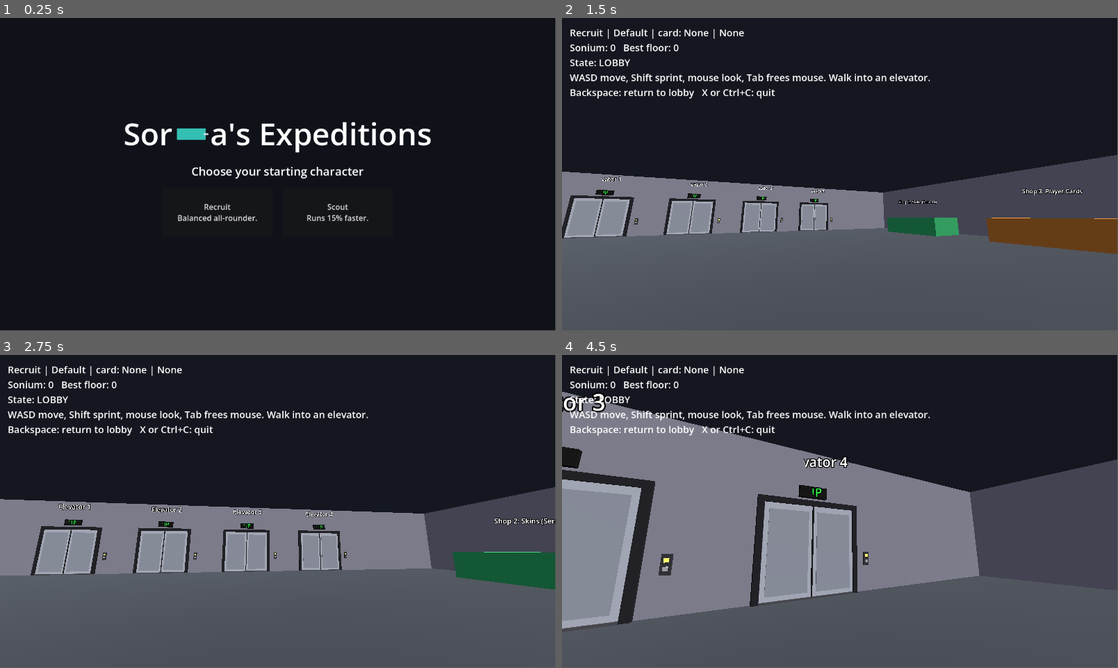
Above: before the commit, frames 1-4 (two rows, left to right).
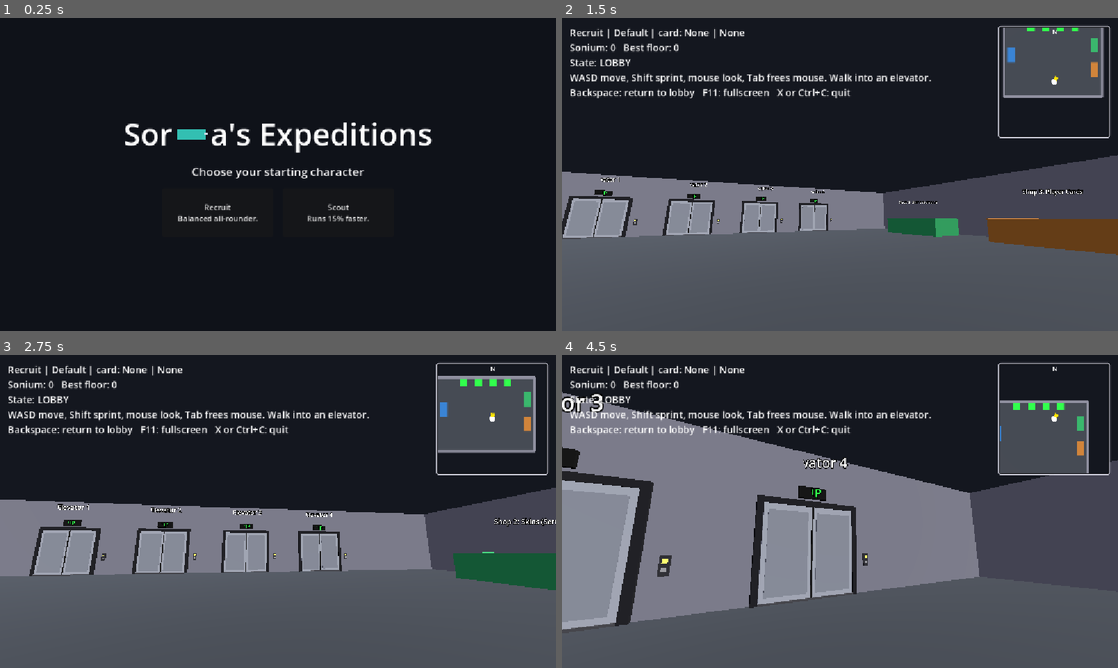
Above: after the commit, the same moments.

Repository: BusyStas/game-godot-Dandy
Game: Godot game, scene res://scenes/title.tscn
Same seed, same stepped clock (60 frames per second), same inputs: the game is played once before the commit and once after it.
Inputs (mouse positions are in pixels of both pictures, inside the frame that each line leads up to):
- Up to frame 1 (0.25 s): no input
- Up to frame 2 (1.5 s): click "Recruit Balanced all-rounder." at 0.5 s; tap Enter at 1.25 s; move the mouse to (867, 171) at 1.27 s; hold W from 1.28 s (still down); tap F at 1.35 s
- Up to frame 3 (2.75 s): keep holding W; move the mouse to (250, 511) at 2.02 s; tap E at 2.1 s; tap F at 2.3 s
- Up to frame 4 (4.5 s): keep holding W; move the mouse to (851, 505) at 2.77 s; tap Enter at 2.85 s; tap F at 3.05, 3.6 s; move the mouse to (834, 514) at 3.52 s; move the mouse to (878, 514) at 4.27 s; tap T at 4.35 s
In our replay, the window is 799x449 before the commit and 800x450 after it. These sizes can differ from the game's own. Grey fills any space a smaller window leaves; there, only what the larger window draws over its background counts as a difference.

The runs differ from the first frame. In frame 1, 1.7% of the frame differs, in the area x 22-78%, y 33-66%; in frame 2, 8.1%; in frame 3, 9.0%, in the area x 0-100%, y 2-100%; in frame 4, 8.5%.

Commit message:
Fullscreen, corner minimap and monster warnings
Start borderless fullscreen with F11 toggle and a scaling UI. Minimap is a
top-down camera with icons on a dedicated visual layer (you, monsters,
machines, containers, elevator). Monsters trigger a flashing red alarm with
banner and generated siren when they come into view or burst from a wall.

Co-Authored-By: Claude Sonnet 5.5 <noreply@anthropic.com>
Claude-Session: https://claude.ai/code/session_01254WZhSqkkRXr4nw2rpTqZ

Diff:
--- a/project.godot
+++ b/project.godot
@@ -18,6 +18,12 @@
 run/main_scene="res://scenes/title.tscn"
 config/features=PackedStringArray("4.7")
 
+[display]
+
+window/size/mode=3
+window/stretch/mode="canvas_items"
+window/stretch/aspect="expand"
+
 [autoload]
 
 RoundManager="*res://scripts/round_manager.gd"
--- a/scripts/container.gd
+++ b/scripts/container.gd
@@ -13,6 +13,7 @@
 
 
 func _ready() -> void:
+	FloorBuilder.map_marker(self, Color(0.3, 0.6, 1.0), 0.7, 7.0, true)
 	var body := StaticBody3D.new()
 	body.position.y = 0.4
 	var mesh := MeshInstance3D.new()
@@ -44,6 +45,7 @@
 	add_child(body)
 
 	_label = Label3D.new()
+	_label.layers = FloorBuilder.LABEL_LAYER
 	_label.position.y = 1.4
 	_label.font_size = 36
 	_label.pixel_size = 0.01
--- a/scripts/corruption.gd
+++ b/scripts/corruption.gd
@@ -19,6 +19,7 @@
 var _heard_until := 0.0
 var _wander := Vector3.ZERO
 var _sight_timer := 0.0
+var _last_seen := -100.0
 var _visual: Node3D
 var _label: Label3D
 
@@ -42,7 +43,9 @@
 	_label.font_size = 36
 	_label.pixel_size = 0.01
 	_label.billboard = BaseMaterial3D.BILLBOARD_ENABLED
+	_label.layers = FloorBuilder.LABEL_LAYER
 	_visual.add_child(_label)
+	FloorBuilder.map_marker(_visual, Color(1.0, 0.1, 0.1), 1.1)
 
 	_revealed = kind != "surrena"
 	_visual.visible = _revealed
@@ -65,6 +68,10 @@
 	if _sight_timer <= 0.0:
 		_sight_timer = 0.25
 		if dist < SIGHT_RANGE and _has_los():
+			if _revealed:
+				if _now() - _last_seen > 15.0:
+					RoundManager.warn_monster(kind)
+				_last_seen = _now()
 			RoundManager.corruption_spotted(get_instance_id())
 			if kind == "rencha":
 				RoundManager.apply_slow()
@@ -99,6 +106,8 @@
 					_revealed = true
 					_visual.visible = true
 					_dash_until = _now() + 3.0
+					_last_seen = _now()
+					RoundManager.warn_monster(kind)
 			else:
 				target = _player.global_position
 				speed = 9.0 if _now() < _dash_until else 3.0
--- a/scripts/floor_builder.gd
+++ b/scripts/floor_builder.gd
@@ -8,6 +8,8 @@
 const ContainerScript := preload("res://scripts/container.gd")
 const CorruptionScript := preload("res://scripts/corruption.gd")
 const MirrorScript := preload("res://scripts/mirror.gd")
+const MAP_LAYER := 4         ## visual layer 3: icons seen only by the minimap camera
+const LABEL_LAYER := 512     ## visual layer 10: text labels, hidden from the minimap
 
 
 static func box(parent: Node, pos: Vector3, size: Vector3, color: Color, solid := true) -> Node3D:
@@ -39,11 +41,35 @@
 	var l := Label3D.new()
 	l.text = text
 	l.modulate = color
+	l.layers = LABEL_LAYER
 	l.position = pos
 	l.font_size = size
 	l.pixel_size = 0.01
 	l.billboard = BaseMaterial3D.BILLBOARD_ENABLED
 	parent.add_child(l)
+
+
+## A flat icon floating above the walls that only the minimap camera renders.
+static func map_marker(parent: Node, color: Color, radius := 1.0, y := 7.0, square := false) -> MeshInstance3D:
+	var m := MeshInstance3D.new()
+	if square:
+		var bm := BoxMesh.new()
+		bm.size = Vector3(radius * 2.0, 0.1, radius * 2.0)
+		m.mesh = bm
+	else:
+		var cm := CylinderMesh.new()
+		cm.top_radius = radius
+		cm.bottom_radius = radius
+		cm.height = 0.1
+		m.mesh = cm
+	var mat := StandardMaterial3D.new()
+	mat.shading_mode = BaseMaterial3D.SHADING_MODE_UNSHADED
+	mat.albedo_color = color
+	m.material_override = mat
+	m.layers = MAP_LAYER
+	m.position = Vector3(0, y, 0)
+	parent.add_child(m)
+	return m
 
 
 static func _emissive(parent: Node, pos: Vector3, size: Vector3, color: Color, energy := 1.5) -> void:
@@ -176,6 +202,7 @@
 	# The elevator you must return to
 	build_elevator_doors(root, Vector3(0, 0, -d / 2.0 + 0.55), 3.2, 3.0, true)
 	label(root, "ELEVATOR", Vector3(0, 4.6, -d / 2.0 + 1.0), 48)
+	map_marker(root, Color(0.2, 1.0, 0.3), 1.8, 7.0, true).position += Vector3(0, 0, -d / 2.0 + 2.5)
 	var elevator := Area3D.new()
 	elevator.position = Vector3(0, 1.5, -d / 2.0 + 3.0)
 	var cs := CollisionShape3D.new()
--- a/scripts/lobby.gd
+++ b/scripts/lobby.gd
@@ -7,6 +7,8 @@
 const PlayerScript := preload("res://scripts/player.gd")
 const SelectionScript := preload("res://scripts/selection_screen.gd")
 const ShopScript := preload("res://scripts/shop_ui.gd")
+const MinimapScript := preload("res://scripts/minimap.gd")
+const WarningScript := preload("res://scripts/warning_overlay.gd")
 
 const LOBBY_SPAWN := Vector3(0, 0.5, 10)
 const CABIN_ORIGIN := Vector3(100, 0, 0)
@@ -22,6 +24,7 @@
 var _floor_root: Node3D
 var _floor_elevator: Area3D
 var _mirror: Node3D
+var _minimap: CanvasLayer
 var _selection: CanvasLayer
 var _shop: CanvasLayer
 var _shops: Array = []   # [{pos: Vector3, category: String, name: String}]
@@ -209,6 +212,7 @@
 		var x := -9.0 + i * 6.0
 		FloorBuilder.build_elevator_doors(self, Vector3(x, 0, -14.45), 3.2, 3.0, true)
 		FloorBuilder.label(self, "Elevator %d" % (i + 1), Vector3(x, 4.6, -14.3))
+		FloorBuilder.map_marker(self, Color(0.2, 1.0, 0.3), 1.4, 7.0, true).position += Vector3(x, 0, -13.0)
 		var trigger := Area3D.new()
 		trigger.position = Vector3(x, 1.5, -12.5)
 		var cs := CollisionShape3D.new()
@@ -253,6 +257,10 @@
 	_msg.add_theme_font_size_override("font_size", 30)
 	layer.add_child(_msg)
 	add_child(layer)
+
+	_minimap = MinimapScript.new()
+	add_child(_minimap)
+	add_child(WarningScript.new())
 
 	_selection = SelectionScript.new()
 	add_child(_selection)
@@ -303,7 +311,7 @@
 			lines.append("RUN BACK TO THE ELEVATOR! %d s left" % ceili(RoundManager.time_left()))
 	if RoundManager.slow_factor < 1.0:
 		lines.append("Slowed by Rencha for this floor")
-	lines.append("Backspace: return to lobby   X or Ctrl+C: quit")
+	lines.append("Backspace: return to lobby   F11: fullscreen   X or Ctrl+C: quit")
 	_hud.text = "\n".join(lines)
 
 
--- a/scripts/machine.gd
+++ b/scripts/machine.gd
@@ -26,6 +26,7 @@
 
 
 func _ready() -> void:
+	FloorBuilder.map_marker(self, Color(1.0, 0.8, 0.1), 0.9, 7.0, true)
 	_goal = KINDS[kind]["goal"]
 	var body := StaticBody3D.new()
 	body.position.y = 0.7
@@ -69,6 +70,7 @@
 	add_child(body)
 
 	_label = Label3D.new()
+	_label.layers = FloorBuilder.LABEL_LAYER
 	_label.position.y = 2.0
 	_label.font_size = 40
 	_label.pixel_size = 0.01
--- /dev/null
+++ b/scripts/minimap.gd
@@ -0,0 +1,78 @@
+extends CanvasLayer
+## Top-right corner minimap: a second camera looks straight down at the player (north is up)
+## and renders the real geometry plus the icons on visual layer 3 (you, monsters, machines,
+## containers, the elevator). Shown in the lobby and on floors, hidden inside the cabin.
+
+const BOX := 232            ## outer size in UI pixels
+const VIEW_METRES := 44.0   ## how much world the map shows
+const HEIGHT := 40.0
+
+var _vp: SubViewport
+var _cam: Camera3D
+var _player: Node3D
+
+
+func _ready() -> void:
+	layer = 2
+	var frame := Panel.new()
+	frame.set_anchors_preset(Control.PRESET_TOP_RIGHT)
+	frame.offset_left = -BOX - 16
+	frame.offset_right = -16
+	frame.offset_top = 16
+	frame.offset_bottom = 16 + BOX
+	var sb := StyleBoxFlat.new()
+	sb.bg_color = Color(0.02, 0.02, 0.03, 0.9)
+	sb.border_color = Color(0.85, 0.85, 0.9)
+	sb.set_border_width_all(2)
+	sb.set_corner_radius_all(4)
+	frame.add_theme_stylebox_override("panel", sb)
+	add_child(frame)
+
+	var cont := SubViewportContainer.new()
+	cont.stretch = true
+	cont.set_anchors_preset(Control.PRESET_FULL_RECT)
+	cont.offset_left = 4
+	cont.offset_top = 4
+	cont.offset_right = -4
+	cont.offset_bottom = -4
+	frame.add_child(cont)
+
+	_vp = SubViewport.new()
+	_vp.size = Vector2i(BOX - 8, BOX - 8)
+	_vp.render_target_update_mode = SubViewport.UPDATE_ALWAYS
+	cont.add_child(_vp)
+
+	_cam = Camera3D.new()
+	_cam.projection = Camera3D.PROJECTION_ORTHOGONAL
+	_cam.size = VIEW_METRES
+	_cam.far = 120.0
+	_cam.rotation_degrees = Vector3(-90, 0, 0)   # look down, north (-Z) at the top
+	_cam.cull_mask = 1 | 4                       # world + minimap icons; no labels, no mirror figure
+	_vp.add_child(_cam)
+	_cam.current = true
+
+	var tag := Label.new()
+	tag.text = "N"
+	tag.position = Vector2(BOX / 2.0 - 4, 2)
+	tag.add_theme_font_size_override("font_size", 14)
+	frame.add_child(tag)
+
+
+func _process(_delta: float) -> void:
+	var s: int = RoundManager.state
+	var show_map: bool = s == RoundManager.State.LOBBY or s == RoundManager.State.FLOOR \
+		or s == RoundManager.State.PANIC or s == RoundManager.State.RETURN_TO_ELEVATOR
+	visible = show_map
+	_vp.render_target_update_mode = SubViewport.UPDATE_ALWAYS if show_map else SubViewport.UPDATE_DISABLED
+	if not show_map:
+		return
+	if _player == null:
+		_player = get_tree().get_first_node_in_group("player") as Node3D
+		if _player == null:
+			return
+	var p := _player.global_position
+	_cam.global_position = Vector3(p.x, HEIGHT, p.z)
+
+
+func camera() -> Camera3D:
+	return _cam
--- a/scripts/mirror.gd
+++ b/scripts/mirror.gd
@@ -37,6 +37,7 @@
 	_cam.keep_aspect = Camera3D.KEEP_WIDTH
 	_cam.size = SIZE
 	_cam.far = 80.0
+	_cam.cull_mask = 0xFFFFF & ~4   # no minimap icons in the reflection
 	_vp.add_child(_cam)
 	_cam.current = true
 
--- a/scripts/player.gd
+++ b/scripts/player.gd
@@ -34,13 +34,18 @@
 	_cam.position.y = 1.6
 	add_child(_cam)
 	_cam.current = true
-	_cam.cull_mask = 0xFFFFF & ~2   # layer 2 holds the mirror-only reflection figure
+	_cam.cull_mask = 0xFFFFF & ~2 & ~4   # layer 2: mirror-only figure, layer 3: minimap icons
 
 	_lamp = OmniLight3D.new()
 	_lamp.omni_range = 14.0
 	_lamp.light_energy = 1.6
 	_lamp.visible = false
 	_cam.add_child(_lamp)
+
+	# minimap icon: white disc with a nose pointing the way you face (-Z)
+	var icon := FloorBuilder.map_marker(self, Color.WHITE, 1.2, 8.0)
+	var nose := FloorBuilder.map_marker(icon, Color(1.0, 0.9, 0.0), 0.7, 0.0, true)
+	nose.position = Vector3(0, 0.1, -1.5)
 
 	apply_loadout()
 	Input.mouse_mode = Input.MOUSE_MODE_CAPTURED
--- a/scripts/round_manager.gd
+++ b/scripts/round_manager.gd
@@ -10,6 +10,14 @@
 signal sonium_changed(total: int)
 signal player_died(reason: String)
 signal notice(text: String)
+signal monster_warning(kind: String, text: String)
+
+const MONSTER_WARNINGS := {
+	"soria": "SORIA is hunting you - RUN!",
+	"serrani": "SERRANI is close - stop sprinting, stay quiet!",
+	"surrena": "SURRENA burst out of the wall - RUN!",
+	"rencha": "RENCHA is watching you - you are slowed!",
+}
 
 enum State { LOBBY, COUNTDOWN, SELECTION, PRE_FLOOR_ELEVATOR, FLOOR, PANIC, RETURN_TO_ELEVATOR, RESULTS }
 
@@ -54,6 +62,10 @@
 	if not (event is InputEventKey and event.pressed and not event.echo):
 		return
 	var ctrl_c: bool = event.keycode == KEY_C and event.ctrl_pressed
+	if event.keycode == KEY_F11:
+		var fs := DisplayServer.window_get_mode() == DisplayServer.WINDOW_MODE_FULLSCREEN
+		DisplayServer.window_set_mode(DisplayServer.WINDOW_MODE_WINDOWED if fs else DisplayServer.WINDOW_MODE_FULLSCREEN)
+		return
 	if event.keycode == KEY_X or ctrl_c:
 		if ctrl_c:
 			print("^C")
@@ -146,6 +158,11 @@
 
 func spotted_count() -> int:
 	return _spotted.size()
+
+
+func warn_monster(kind: String) -> void:
+	if state == State.FLOOR or state == State.PANIC or state == State.RETURN_TO_ELEVATOR:
+		monster_warning.emit(kind, MONSTER_WARNINGS.get(kind, "A monster is near!"))
 
 
 func kill_player(reason: String) -> void:
--- /dev/null
+++ b/scripts/warning_overlay.gd
@@ -0,0 +1,89 @@
+extends CanvasLayer
+## Flashing red alarm shown when a monster appears: red screen-edge glow, big banner and a siren beep.
+
+const SHOW_SECONDS := 3.5
+
+var _glow: ColorRect
+var _banner: Label
+var _until_ms := 0
+var _beep: AudioStreamPlayer
+
+
+func _ready() -> void:
+	layer = 4
+	_glow = ColorRect.new()
+	_glow.set_anchors_preset(Control.PRESET_FULL_RECT)
+	_glow.mouse_filter = Control.MOUSE_FILTER_IGNORE
+	_glow.color = Color(0.9, 0.0, 0.0, 0.0)
+	add_child(_glow)
+
+	_banner = Label.new()
+	_banner.set_anchors_preset(Control.PRESET_CENTER_TOP)
+	_banner.offset_left = -520
+	_banner.offset_right = 520
+	_banner.offset_top = 60
+	_banner.offset_bottom = 220
+	_banner.horizontal_alignment = HORIZONTAL_ALIGNMENT_CENTER
+	_banner.add_theme_font_size_override("font_size", 44)
+	_banner.add_theme_color_override("font_color", Color(1.0, 0.15, 0.1))
+	_banner.add_theme_color_override("font_outline_color", Color.BLACK)
+	_banner.add_theme_constant_override("outline_size", 10)
+	_banner.mouse_filter = Control.MOUSE_FILTER_IGNORE
+	add_child(_banner)
+
+	_beep = AudioStreamPlayer.new()
+	_beep.stream = _make_siren()
+	_beep.volume_db = -6.0
+	add_child(_beep)
+	visible = false
+	RoundManager.monster_warning.connect(show_warning)
+	RoundManager.state_changed.connect(func(s):
+		if s == RoundManager.State.LOBBY or s == RoundManager.State.COUNTDOWN:
+			_until_ms = 0
+			visible = false)
+	RoundManager.player_died.connect(func(_r):
+		_until_ms = 0
+		visible = false)
+
+
+func show_warning(_kind: String, text: String) -> void:
+	_banner.text = "!! WARNING !!\n%s" % text
+	_until_ms = Time.get_ticks_msec() + int(SHOW_SECONDS * 1000.0)
+	visible = true
+	_beep.play()
+
+
+func is_showing() -> bool:
+	return visible
+
+
+func _process(_delta: float) -> void:
+	if not visible:
+		return
+	if Time.get_ticks_msec() > _until_ms:
+		visible = false
+		return
+	var t := Time.get_ticks_msec() / 1000.0
+	var pulse := 0.5 + 0.5 * sin(t * 12.0)
+	_glow.color.a = 0.10 + 0.22 * pulse
+	_banner.modulate.a = 0.55 + 0.45 * pulse
+
+
+## Two-tone siren, ~0.8 s, generated so no audio asset is needed.
+static func _make_siren() -> AudioStreamWAV:
+	var rate := 22050
+	var samples := int(rate * 0.8)
+	var data := PackedByteArray()
+	data.resize(samples * 2)
+	for i in samples:
+		var t := float(i) / rate
+		var freq := 880.0 if int(t / 0.2) % 2 == 0 else 640.0
+		var v := 1.0 if fmod(t * freq, 1.0) < 0.5 else -1.0
+		var env := clampf(minf(t, 0.8 - t) * 40.0, 0.0, 1.0)
+		data.encode_s16(i * 2, int(v * env * 9000.0))
+	var w := AudioStreamWAV.new()
+	w.format = AudioStreamWAV.FORMAT_16_BITS
+	w.mix_rate = rate
+	w.stereo = false
+	w.data = data
+	return w
